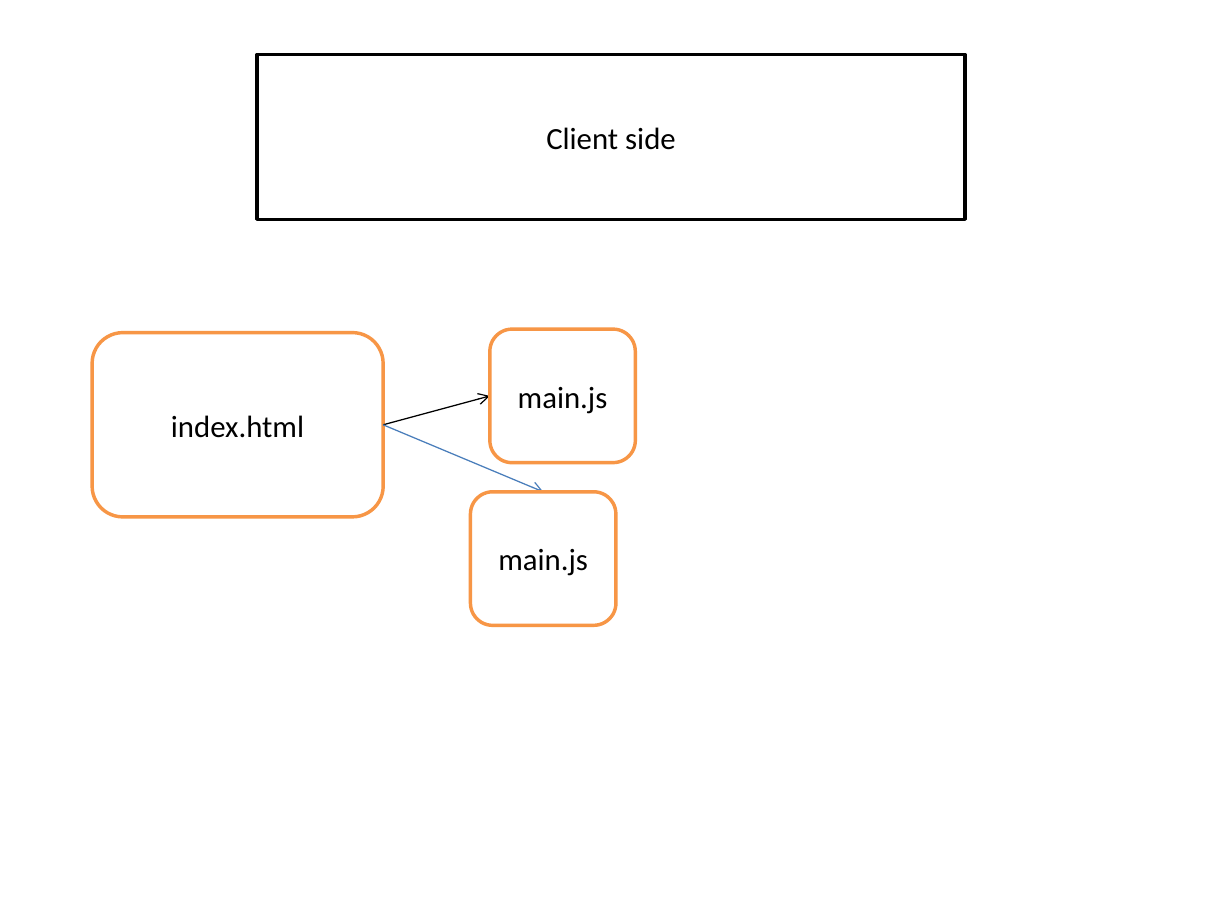
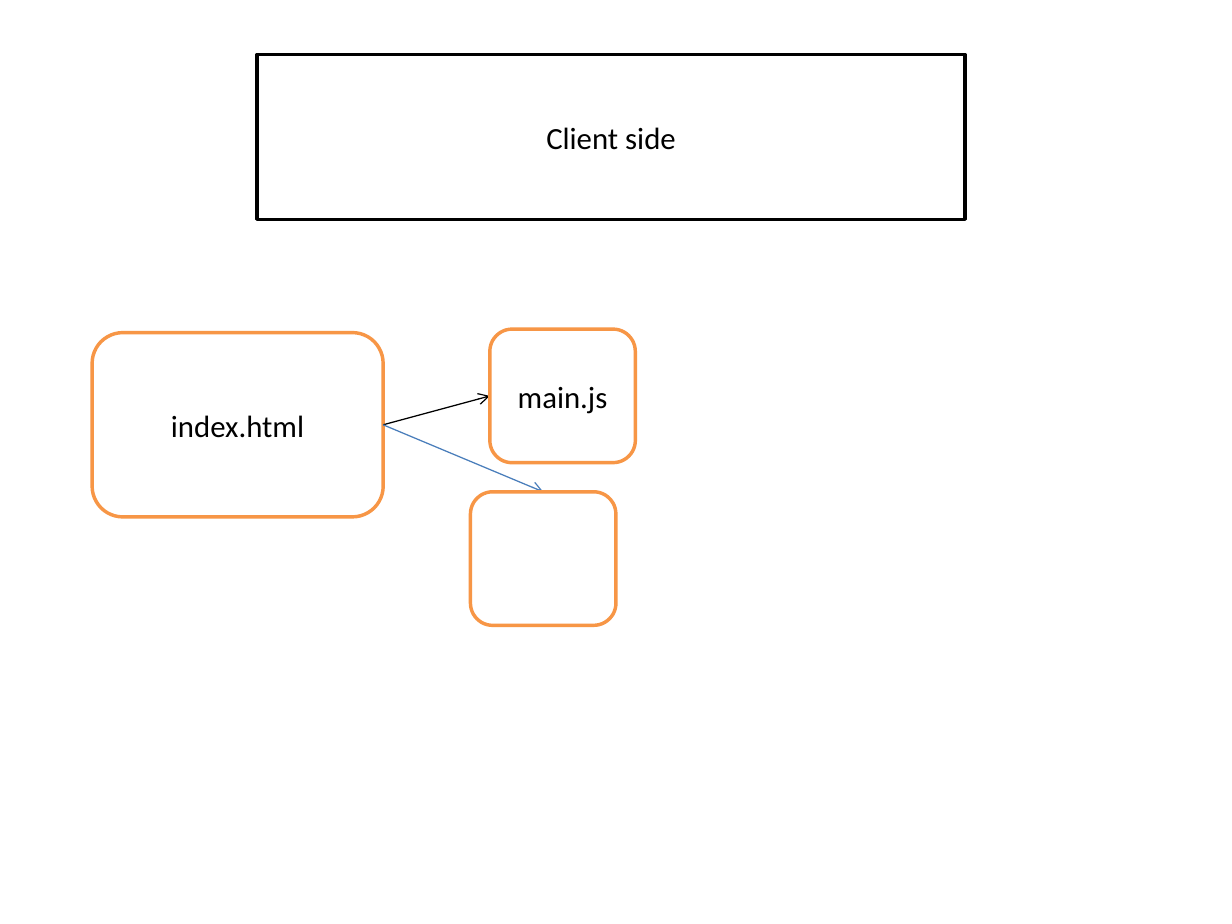
Before and after one commit to Vladislav747/pollfoxy, a slide deck: slide 1 of pollfoxy_Schema.pptx. Drawn at 1232x924 pixels with LibreOffice and Linux fonts; fonts in the diff are those of the drawing. Boxes give left, top, right and bottom in pixels: in the first picture for what was removed or moved away, otherwise in the second. Text is boxed around its words. In the diff, an @@ line names an element or a change of style, - is before the commit and + after.

```diff
--- a/pollfoxy_Schema.pptx
+++ b/pollfoxy_Schema.pptx
@@ text in rounded rectangle at (498, 549, 588, 576): text removed @@
-main.js
```
Also in this commit, not shown: 21 other files.
